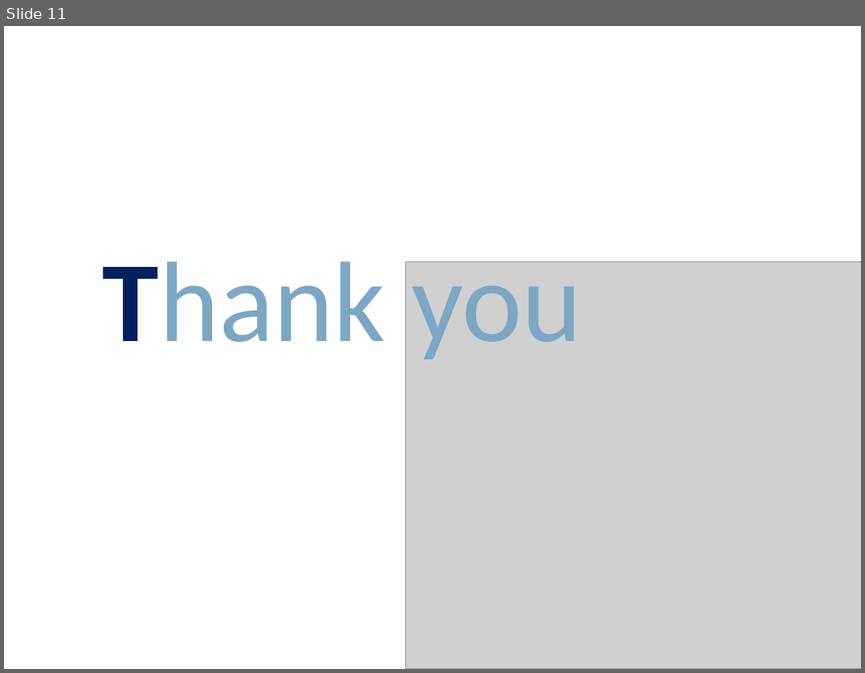
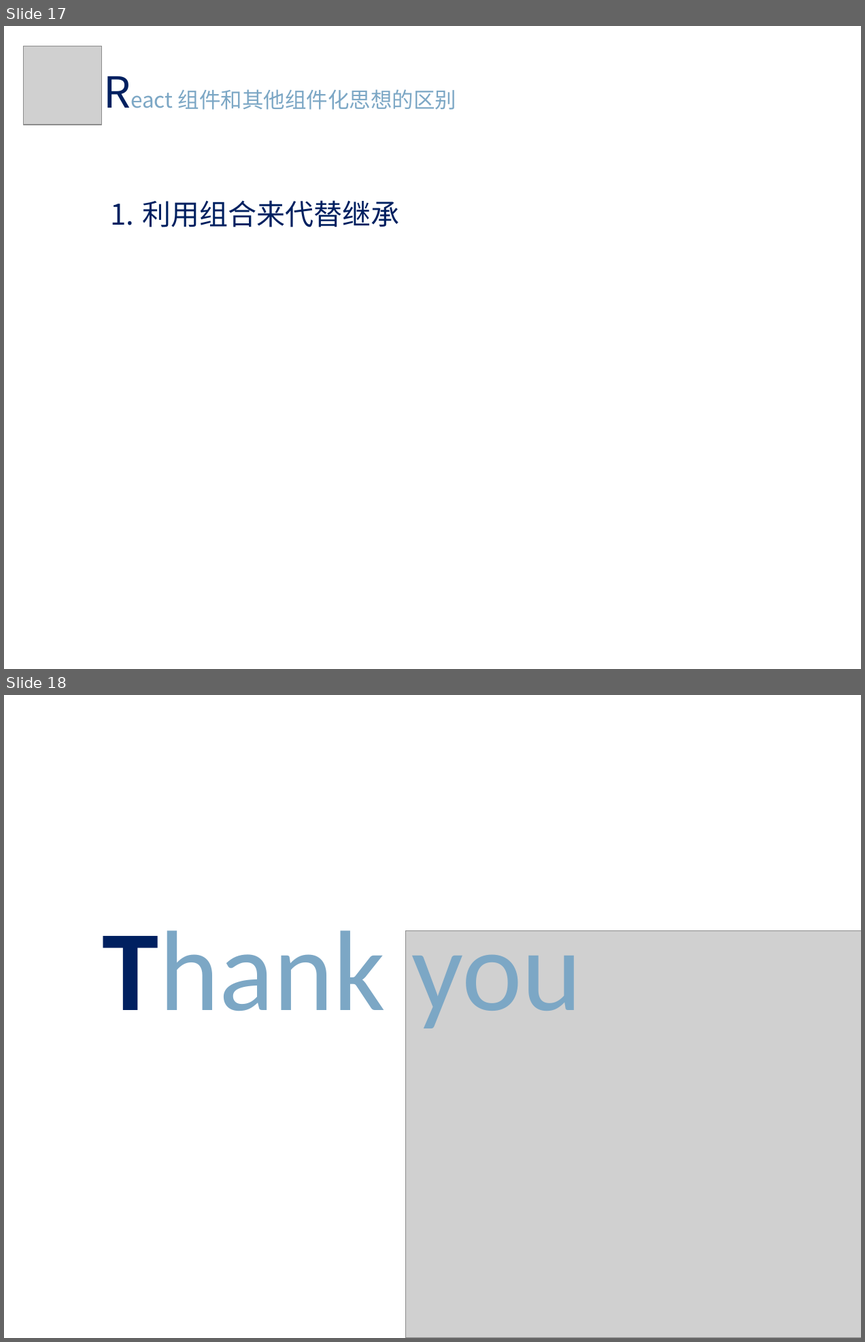
Before and after one commit to m544498510/may-web-app, a slide deck: new_doc/react share.pptx. Shown one above the other, each under a label of ours: slide 11 before the commit, slides 17 and 18 after it. The pictures are 865x673 and 865x1342 pixels, drawn with LibreOffice and Linux fonts; fonts in the diff are those of the drawing; grey boxes stand for pictures. Boxes give left, top, right and bottom in pixels: in the first picture for what was removed or moved away, otherwise in the second. Text is boxed around its words. In the diff, an @@ line names an element or a change of style, - is before the commit and + after.

```diff
--- a/new_doc/react share.pptx
+++ b/new_doc/react share.pptx
@@ slide 17 added at (4, 26, 861, 669), background #FFFFFF @@
@@ picture added at (24, 46, 103, 125) @@
@@ text added at (178, 89, 456, 110), 18 pt, text #7CA7C5 @@
+React 组件和其他组件化思想的区别
@@ text added at (142, 200, 399, 227), 24 pt, text #002060 @@
+1. 利用组合来代替继承
@@ what was slide 11 is now slide 18 @@
```
Also in this commit, not shown: 7 slides changed, 6 other slides added, 1 other file.
